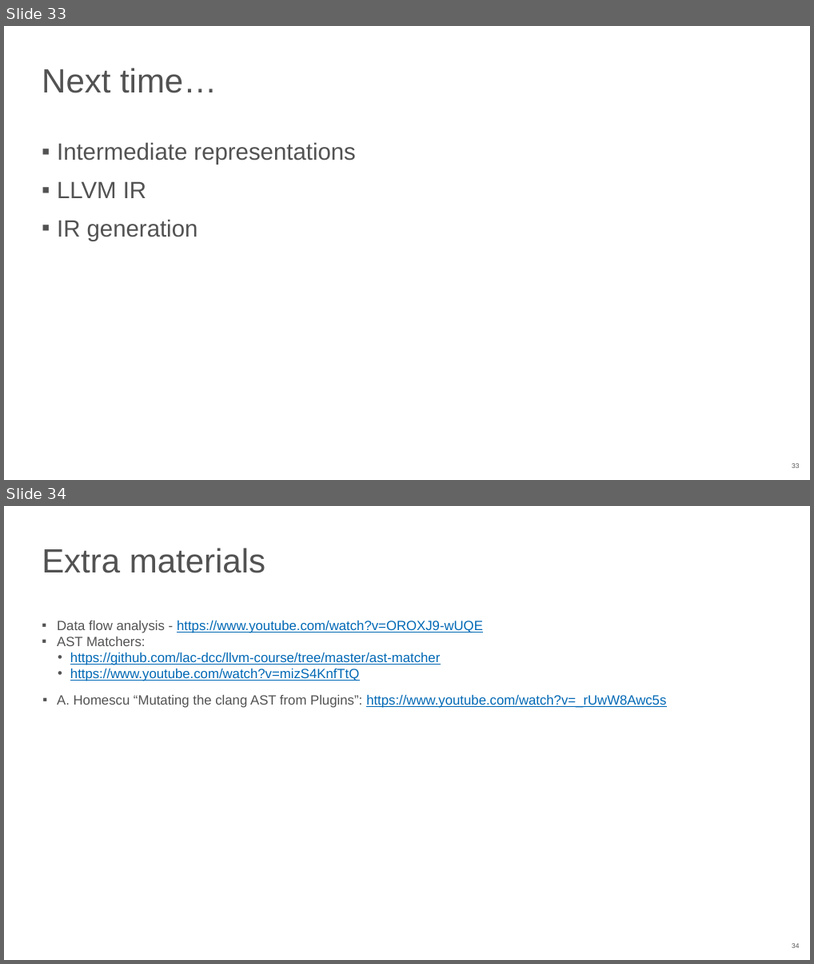
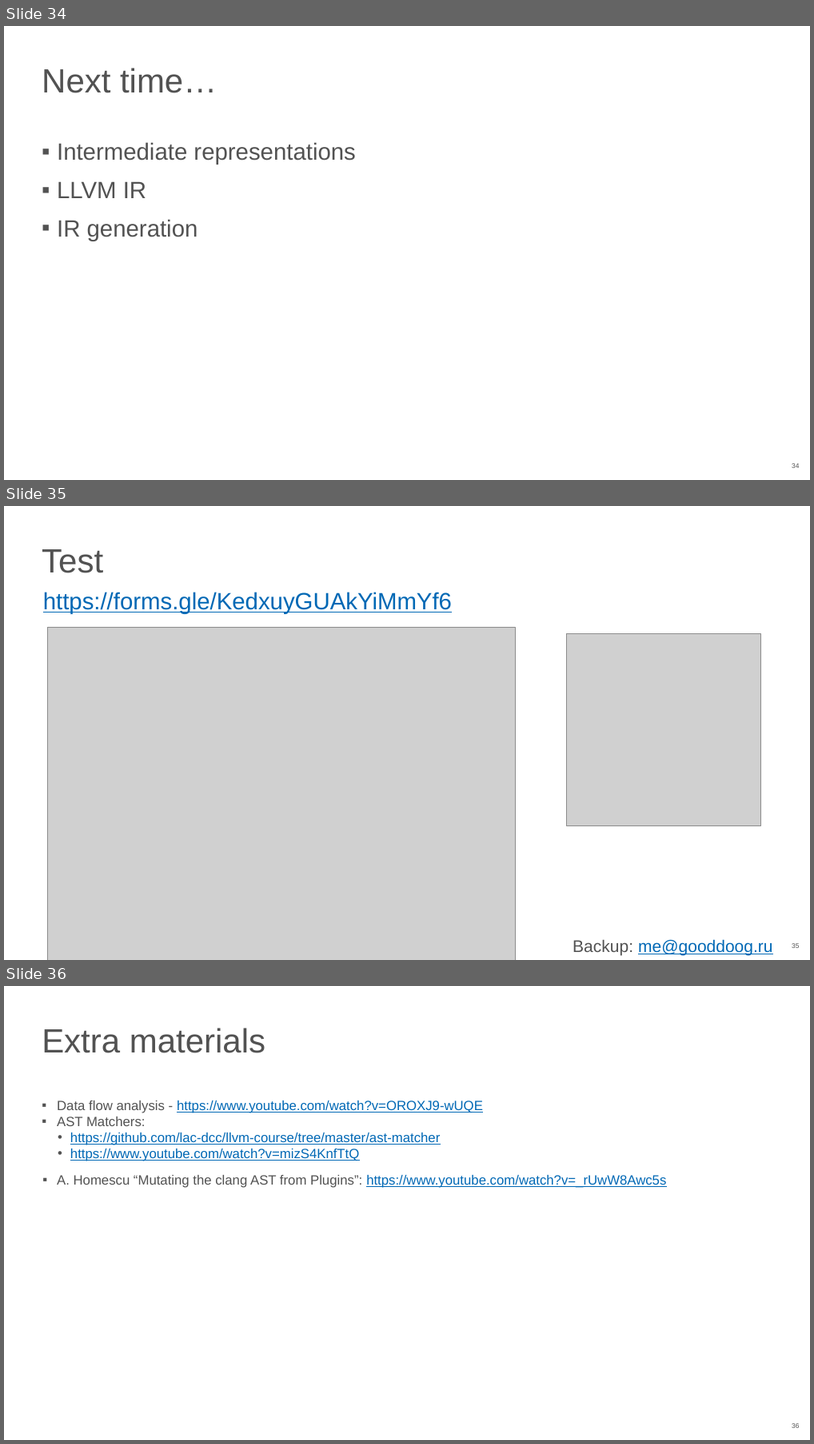
Before and after one commit to NN-complr-tech/Complr-course-lectures, a slide deck: 03-Clang-AST-and-static-analysis.pptx. Shown one above the other, each under a label of ours: slides 33 and 34 before the commit, slides 34, 35 and 36 after it. The pictures are 814x964 and 814x1444 pixels, drawn with LibreOffice and Linux fonts; fonts in the diff are those of the drawing; grey boxes stand for pictures. Boxes give left, top, right and bottom in pixels: in the first picture for what was removed or moved away, otherwise in the second. Text is boxed around its words. In the diff, an @@ line names an element or a change of style, - is before the commit and + after.

```diff
--- a/03-Clang-AST-and-static-analysis.pptx
+++ b/03-Clang-AST-and-static-analysis.pptx
@@ slide 35 added at [4,506,810,960], background #FFFFFF; not listed: 1 template element that a slide beside it also shows @@
@@ title added at [42,549,103,573], 40 pt, text #525252 @@
+Test
@@ text added at [43,592,452,614], 28 pt, text #0068B5, underline @@
+https://forms.gle/KedxuyGUAkYiMmYf6
@@ picture added at [48,627,516,960] @@
@@ picture added at [567,634,762,825] @@
@@ text added at [573,939,774,955], 20 pt, text #0068B5, underline @@
+Backup: me@gooddoog.ru
@@ what was slide 33 is now slide 34 @@
@@ what was slide 34 is now slide 36 @@
```
Also in this commit, not shown: 7 slides changed, 1 other slide added.
